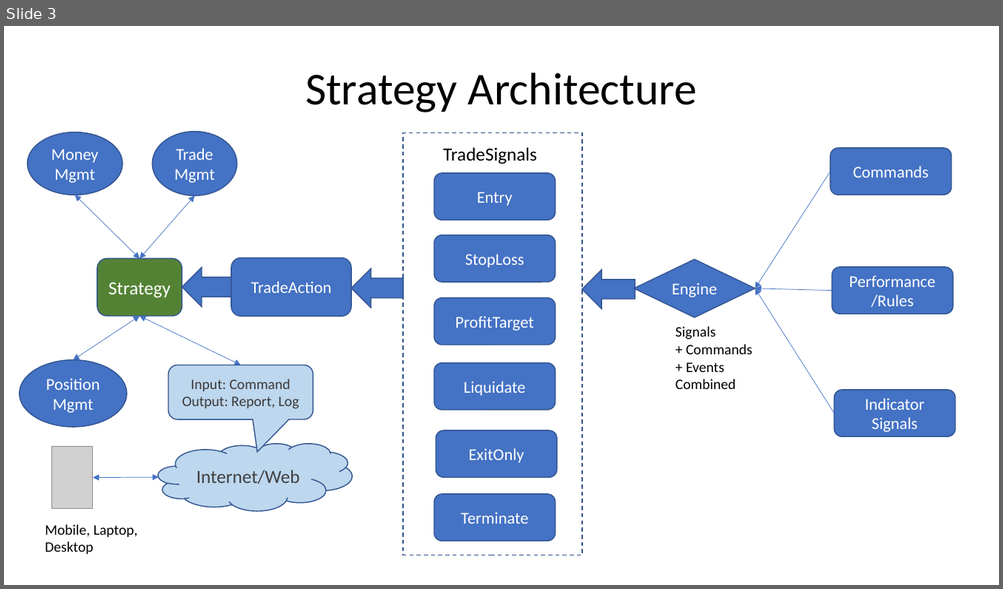
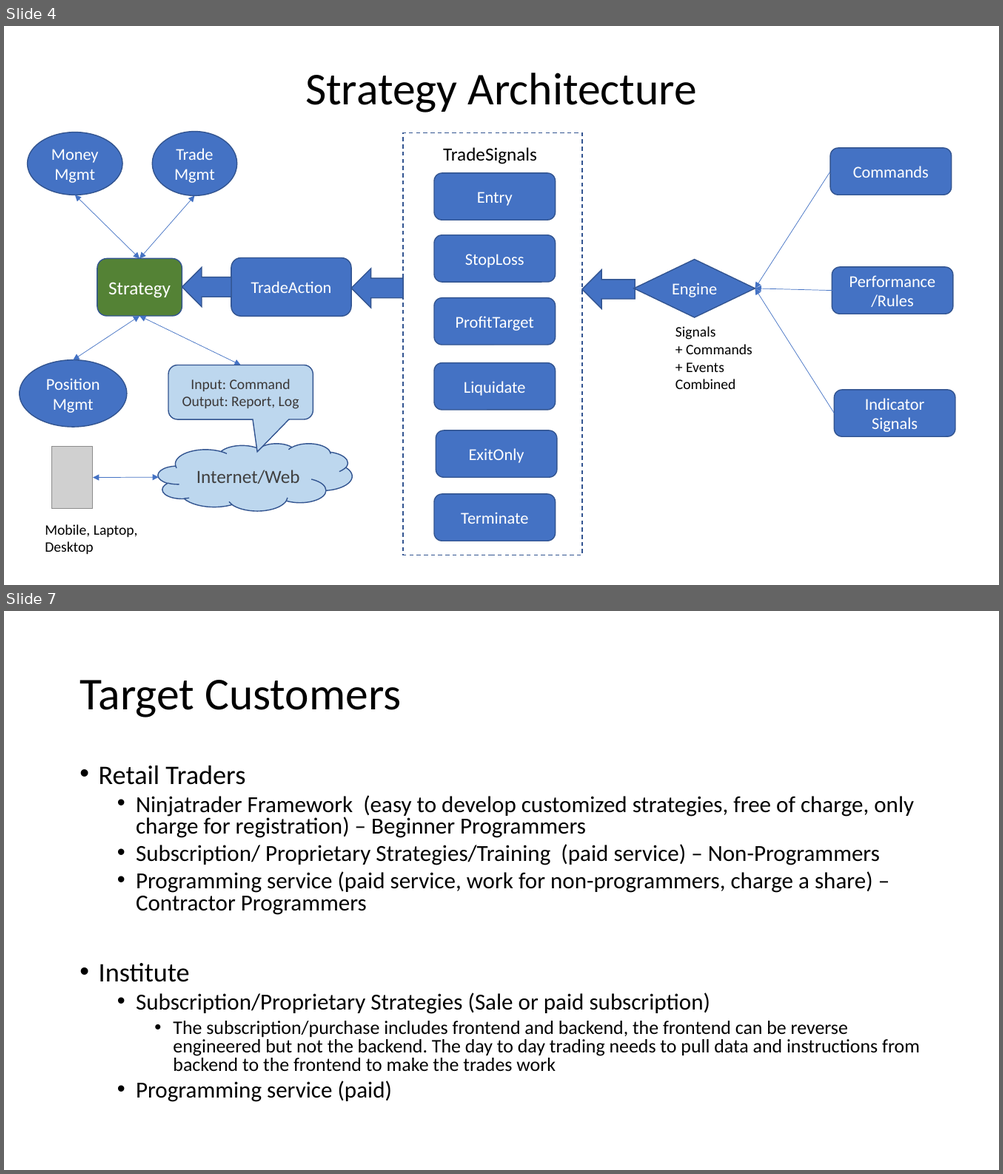
Before and after one commit to gerryzhou/targetrichtrades, a slide deck: NT8/Ninjatrader-web.pptx. Shown one above the other, each under a label of ours: slide 3 before the commit, slides 4 and 7 after it; the slides between them are not shown. The pictures are 1003x589 and 1003x1174 pixels, drawn with LibreOffice and Linux fonts; fonts in the diff are those of the drawing; grey boxes stand for pictures. Boxes give left, top, right and bottom in pixels: in the first picture for what was removed or moved away, otherwise in the second. Text is boxed around its words. In the diff, an @@ line names an element or a change of style, - is before the commit and + after.

```diff
--- a/NT8/Ninjatrader-web.pptx
+++ b/NT8/Ninjatrader-web.pptx
@@ slide 7 added at (x1=4, y1=611, x2=999, y2=1170), background #FFFFFF @@
@@ title added at (x1=79, y1=680, x2=401, y2=718), 44 pt, text #000000 @@
+Target Customers
@@ text added at (x1=99, y1=765, x2=919, y2=1102), 22.2 pt, text #000000 @@
+• Retail Traders
+  • Ninjatrader Framework (easy to develop customized strategies, free of charge, only charge for registration) – Beginner Programmers
+  • Subscription/ Proprietary Strategies/Training (paid service) – Non-Programmers
+  • Programming service (paid service, work for non-programmers, charge a share) – Contractor Programmers
+• Institute
+  • Subscription/Proprietary Strategies (Sale or paid subscription)
+    • The subscription/purchase includes frontend and backend, the frontend can be reverse engineered but not the backend. The day to day trading needs to pull data and instructions from backend to the frontend to make the trades work
+  • Programming service (paid)
@@ what was slide 3 is now slide 4 @@
```
Also in this commit, not shown: 6 other slides added, 20 other files.
